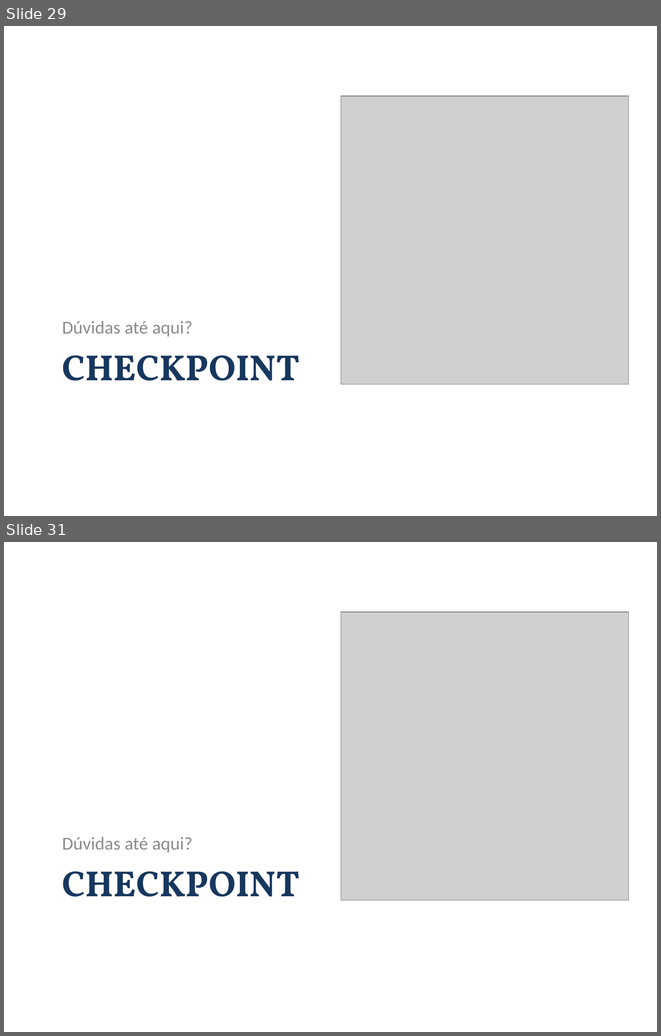
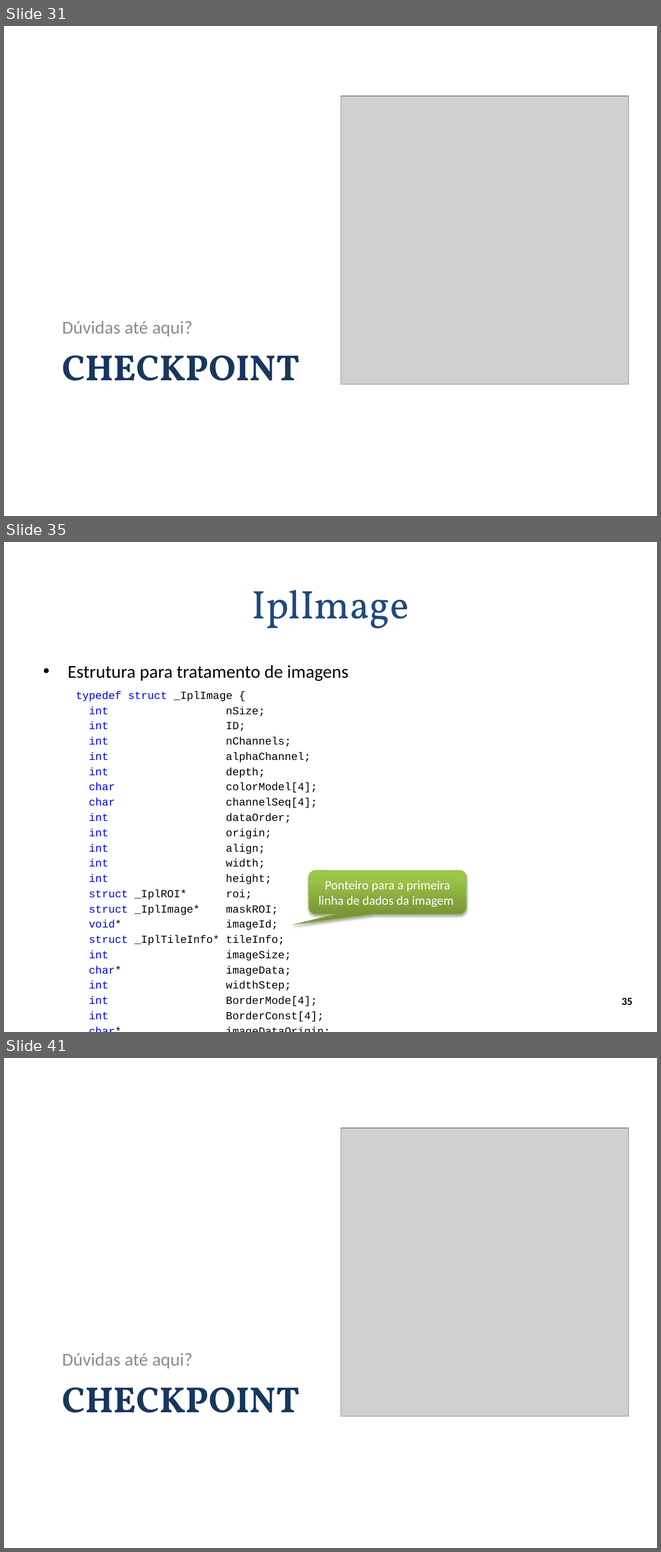
Before and after one commit to andrecurvello/tests-zingarelli, a slide deck: 1-Meus-Artigos/Minicurso-SemComp2011/minicurso-SemComp2011.pptx. Shown one above the other, each under a label of ours: slides 29 and 31 before the commit, slides 31, 35 and 41 after it; the slides between them are not shown. The pictures are 661x1036 and 661x1552 pixels, drawn with LibreOffice and Linux fonts; fonts in the diff are those of the drawing; grey boxes stand for pictures; background and template pictures are left out. Boxes give left, top, right and bottom in pixels: in the first picture for what was removed or moved away, otherwise in the second. Text is boxed around its words. In the diff, an @@ line names an element or a change of style, - is before the commit and + after.

Commit message:
SemComp11 - apresentação: parte de abrir e ler imagem - código do programa que lê imagem

```diff
--- a/1-Meus-Artigos/Minicurso-SemComp2011/minicurso-SemComp2011.pptx
+++ b/1-Meus-Artigos/Minicurso-SemComp2011/minicurso-SemComp2011.pptx
@@ slide 35 added at bbox=[4, 542, 657, 1032], background #FFFFFF @@
@@ title added at bbox=[252, 590, 409, 628], 44 pt, text #1F497D @@
+IplImage
@@ text added at bbox=[68, 665, 348, 1022], 12 pt, text #000000 @@
+• Estrutura para tratamento de imagens
+  typedef struct _IplImage {
+  int nSize;
+  int ID;
+  int nChannels;
+  int alphaChannel;
+  int depth;
+  char colorModel[4];
+  char channelSeq[4];
+  int dataOrder;
+  int origin;
+  int align;
+  int width;
+  int height;
+  struct _IplROI* roi;
+  struct _IplImage* maskROI;
+  void* imageId;
+  struct _IplTileInfo* tileInfo;
+  int imageSize;
+  char* imageData;
+  int widthStep;
+  int BorderMode[4];
+  int BorderConst[4];
+  char* imageDataOrigin;
+  } IplImage;
@@ rounded speech box added at bbox=[309, 871, 467, 914], fill gradient #779737 to #9BC348 to #9DC746, outline #98B955 0.75 pt, 14 pt, text #FFFFFF @@
+Ponteiro para a primeira linha de dados da imagem
@@ page number added at bbox=[621, 997, 633, 1005], 12 pt, text #000000, bold @@
+35
@@ what was slide 29 is now slide 31 @@
@@ what was slide 31 is now slide 41 @@
```
Also in this commit, not shown: 5 slides changed, 11 other slides added, 5 other files.
